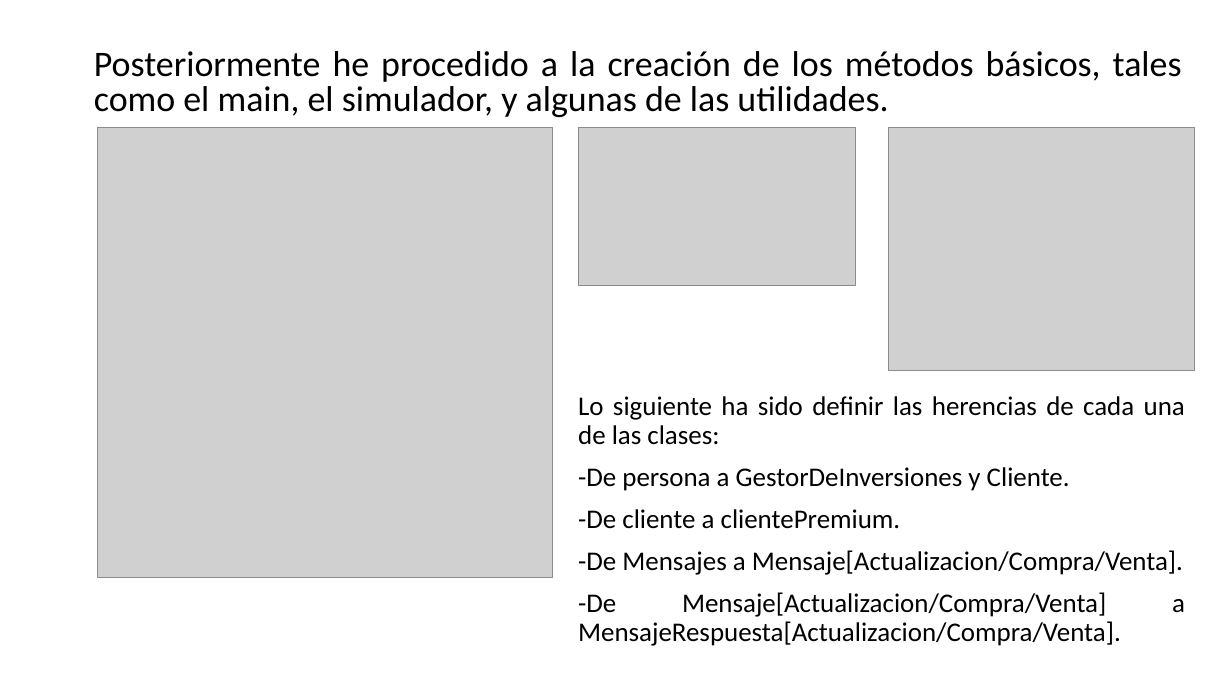
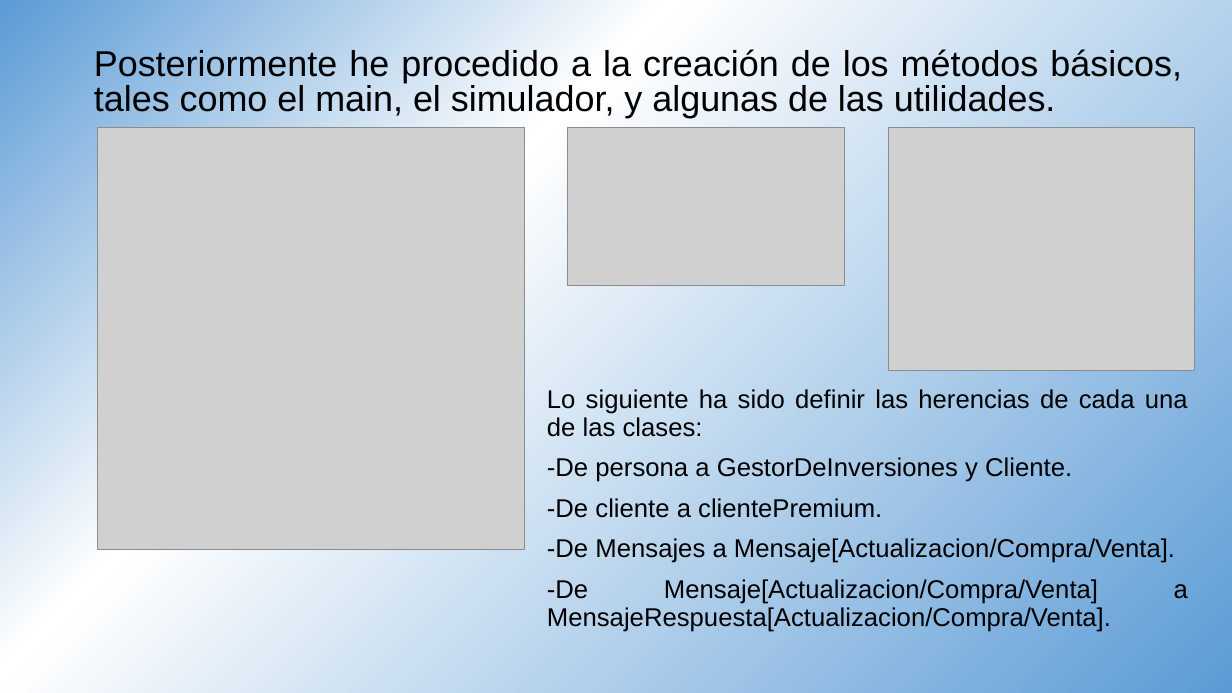
Before and after one commit to IhoFenixMFS/pracPOOjun18, a slide deck: slide 6 of poo.pptx. Drawn at 1232x693 pixels with LibreOffice and Linux fonts; fonts in the diff are those of the drawing; grey boxes stand for pictures. Boxes give left, top, right and bottom in pixels: in the first picture for what was removed or moved away, otherwise in the second. Text is boxed around its words. In the diff, an @@ line names an element or a change of style, - is before the commit and + after.

```diff
--- a/poo.pptx
+++ b/poo.pptx
@@ background #FFFFFF to gradient #5B9BD5 to #FFFFFF @@
@@ text "Posteriormente he procedido a la ..." at <box>94,49,1182,118</box>: font Calibri to Arial @@
@@ picture: place and size @@
-picture at <box>98,128,554,578</box>
+picture at <box>98,128,525,550</box>
@@ picture: place and size @@
-picture at <box>579,128,856,286</box>
+picture at <box>568,128,846,286</box>
@@ text "Lo siguiente ha sido definir ...": place and size @@
-text "Lo siguiente ha sido definir ..." at <box>578,396,1185,646</box>
+text "Lo siguiente ha sido definir ..." at <box>547,389,1188,632</box>
@@ text "Lo siguiente ha sido definir ..." at <box>547,389,1188,632</box>: size 21 to 20 pt, font Calibri to Arial @@
```
Also in this commit, not shown: 11 other slides changed, 2 slides added, 1 slide removed.
